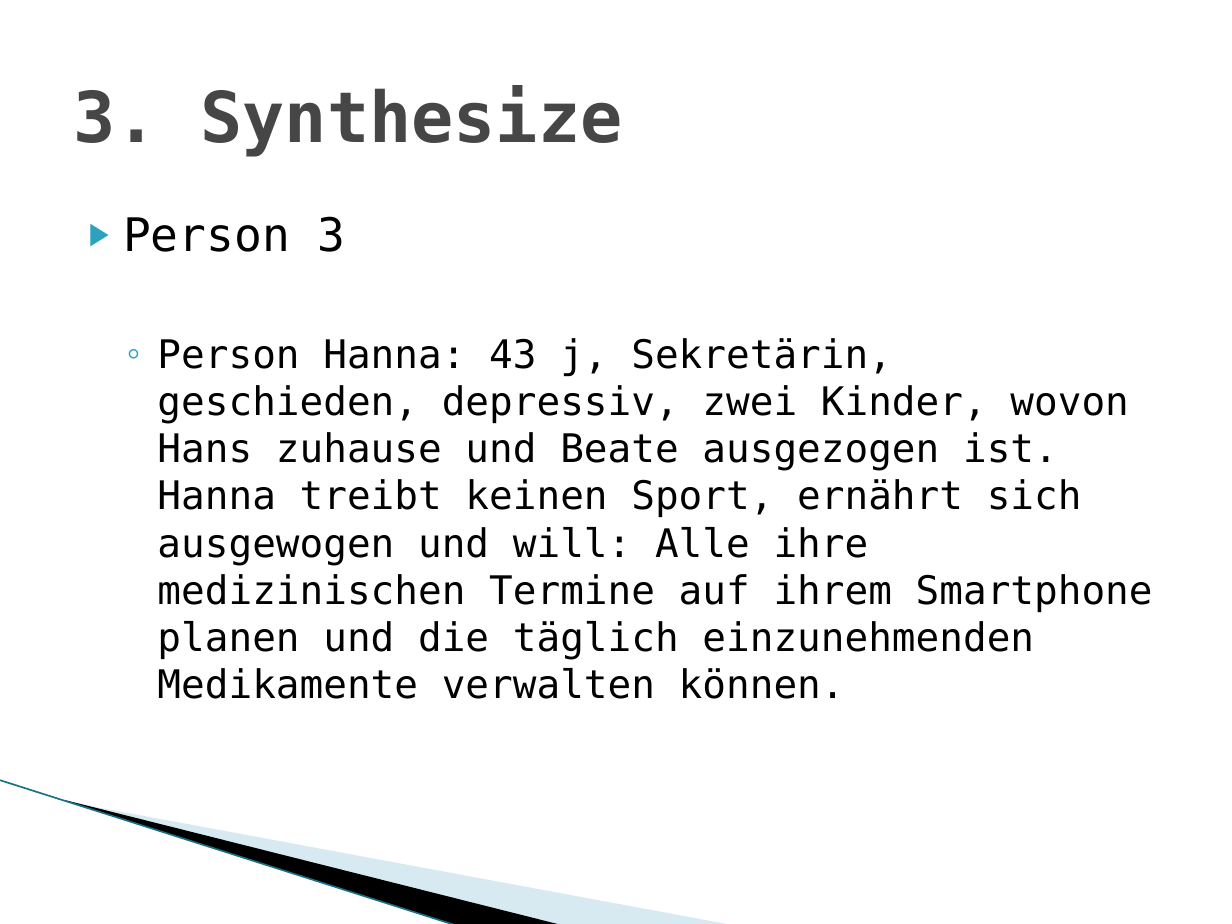
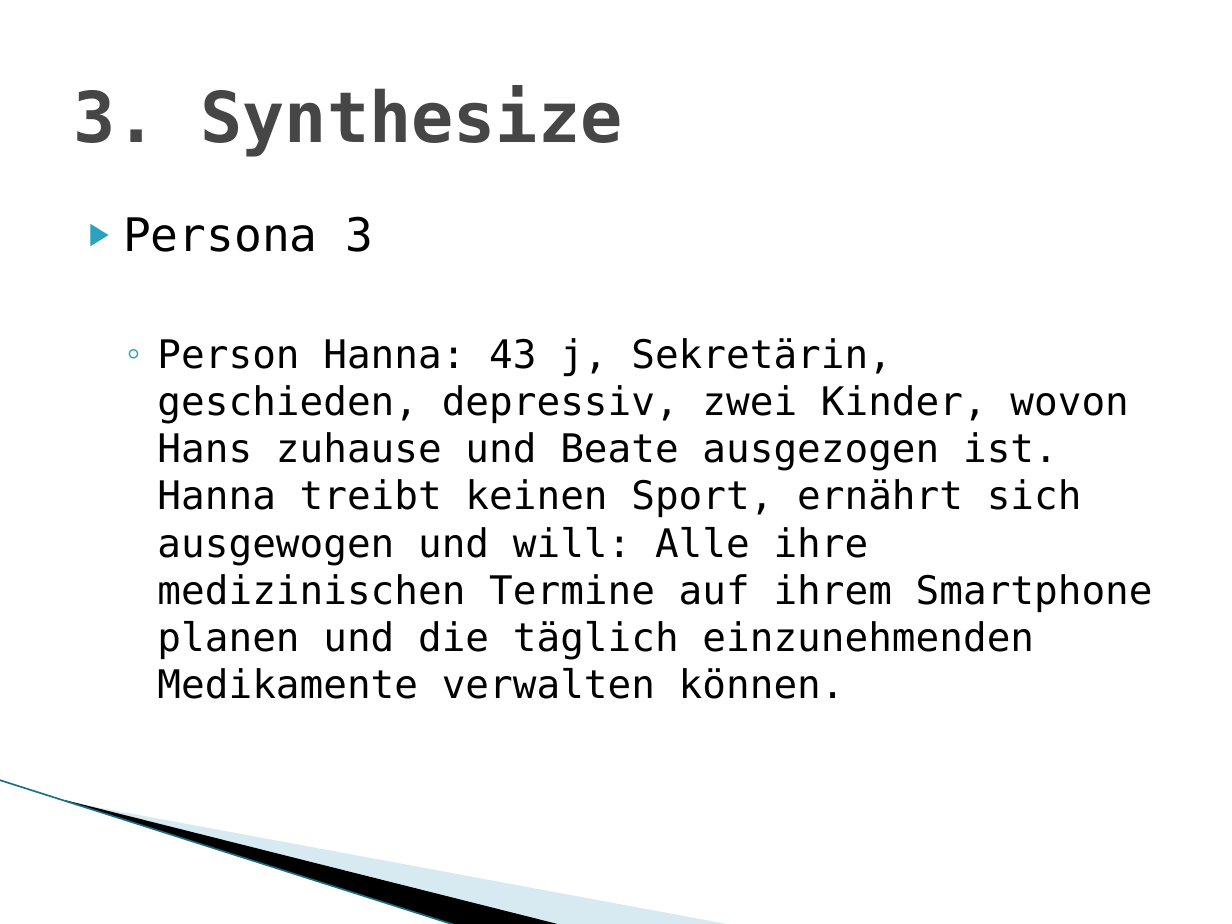
Before and after one commit to MarwinPhilips/ch.bfh.btx8081.w2015.schwarz, a slide deck: slide 8 of Documents/Task 3/Task 03 Design Thinking.pptx. Drawn at 1232x924 pixels with LibreOffice and Linux fonts; fonts in the diff are those of the drawing; background and template pictures are left out. Boxes give left, top, right and bottom in pixels: in the first picture for what was removed or moved away, otherwise in the second. Text is boxed around its words. In the diff, an @@ line names an element or a change of style, - is before the commit and + after.

```diff
--- a/Documents/Task 3/Task 03 Design Thinking.pptx
+++ b/Documents/Task 3/Task 03 Design Thinking.pptx
@@ text at (123,216,374,252): text changed @@
-▶ Person 3
+▶ Persona 3
```
Also in this commit, not shown: 9 other slides changed, 6 slides added, 1 slide removed, 16 other files.
